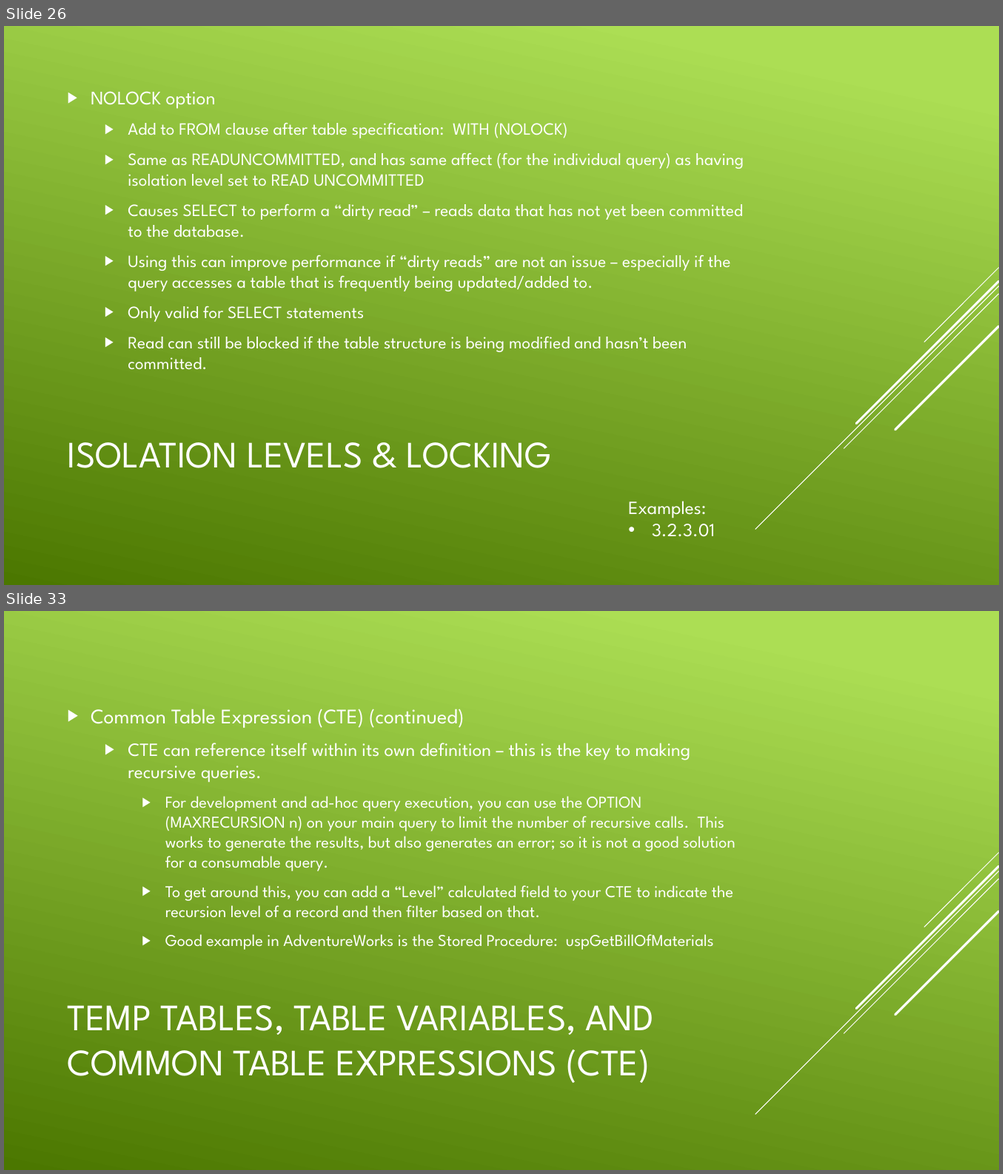
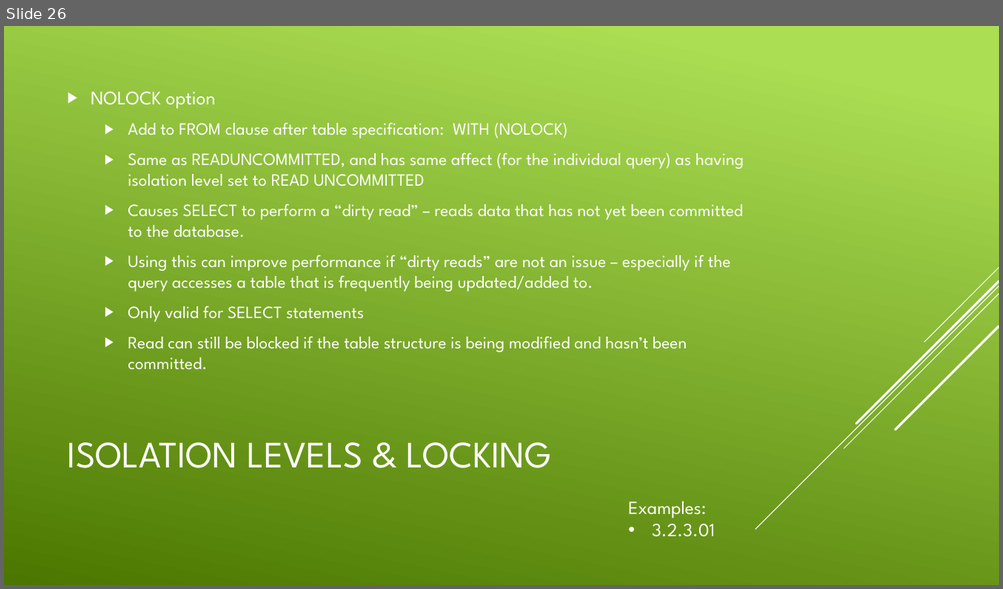
Before and after one commit to CodePro-JHenry/SQLOptimize, a slide deck: Presentations/Week 3.pptx. Shown one above the other, each under a label of ours: slides 26 and 33 before the commit, slide 26 after it; the slides between them are not shown. The pictures are 1003x1174 and 1003x589 pixels, drawn with LibreOffice and Linux fonts; fonts in the diff are those of the drawing. Boxes give left, top, right and bottom in pixels: in the first picture for what was removed or moved away, otherwise in the second. Text is boxed around its words. In the diff, an @@ line names an element or a change of style, - is before the commit and + after.

```diff
--- a/Presentations/Week 3.pptx
+++ b/Presentations/Week 3.pptx
@@ slide 33 removed at [4, 611, 999, 1170], background gradient #ACDF55 to #4C7800; not listed: 5 template elements that a slide beside it also shows @@
@@ text removed at [91, 709, 735, 950] @@
-▶ Common Table Expression (CTE) (continued)
-  ▶ CTE can reference itself within its own definition – this is the key to making recursive queries.
-    ▶ For development and ad-hoc query execution, you can use the OPTION (MAXRECURSION n) on your main query to limit the number of recursive calls. This works to generate the results, but also generates an error; so it is not a good solution for a consumable query.
-    ▶ To get around this, you can add a “Level” calculated field to your CTE to indicate the recursion level of a record and then filter based on that.
-    ▶ Good example in AdventureWorks is the Stored Procedure: uspGetBillOfMaterials
@@ title removed at [68, 1005, 654, 1083] @@
-TEMP TABLES, TABLE VARIABLES, AND COMMON TABLE EXPRESSIONS (CTE)
```
Also in this commit, not shown: 8 other slides removed, 26 other files.
